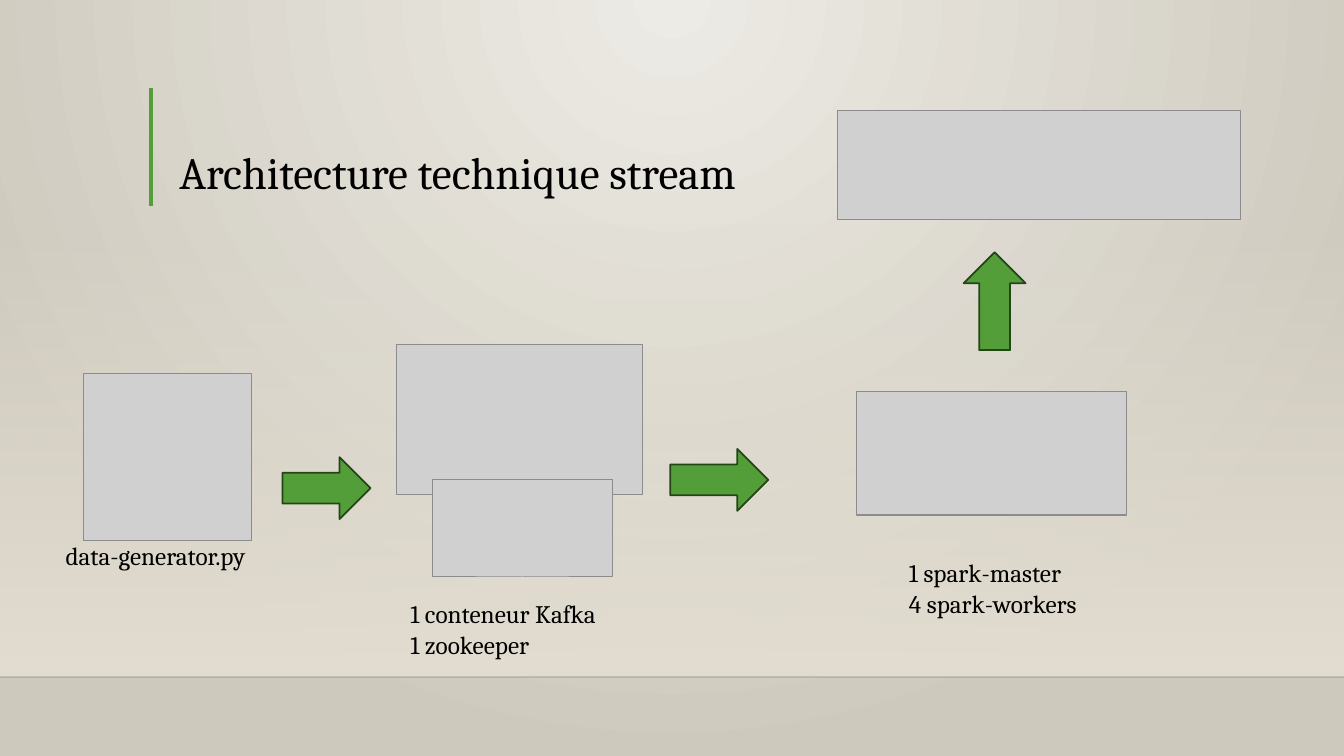
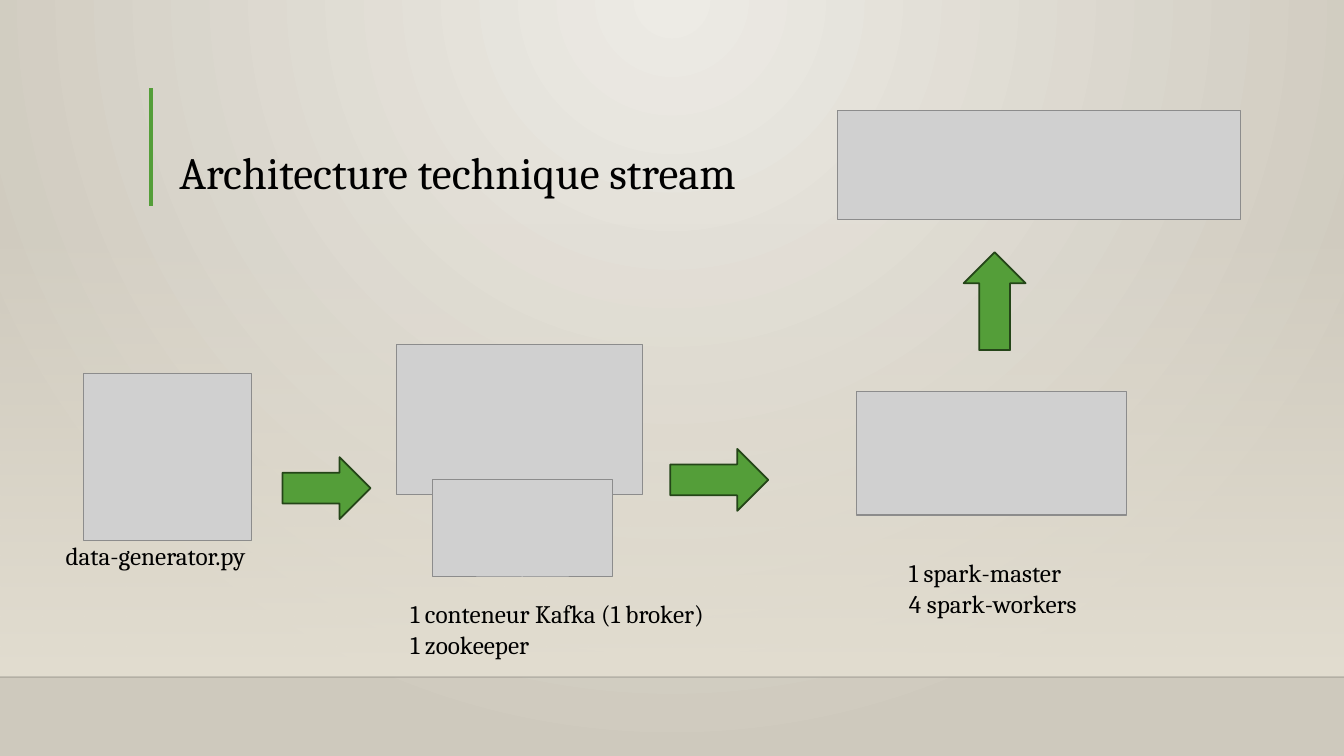
Before and after one commit to Lore9820/projet_architecture_distribue, a slide deck: slide 3 of presentation_projet_clement_lore.pptx. Drawn at 1344x756 pixels with LibreOffice and Linux fonts; fonts in the diff are those of the drawing; grey boxes stand for pictures; background and template pictures are left out. Boxes give left, top, right and bottom in pixels: in the first picture for what was removed or moved away, otherwise in the second. Text is boxed around its words. In the diff, an @@ line names an element or a change of style, - is before the commit and + after.

```diff
--- a/presentation_projet_clement_lore.pptx
+++ b/presentation_projet_clement_lore.pptx
@@ text at (x1=410, y1=605, x2=703, y2=627): text changed @@
-1 conteneur Kafka
+1 conteneur Kafka (1 broker)
```
Also in this commit, not shown: 1 other slide changed, 4 slides added, 2 slides removed.
